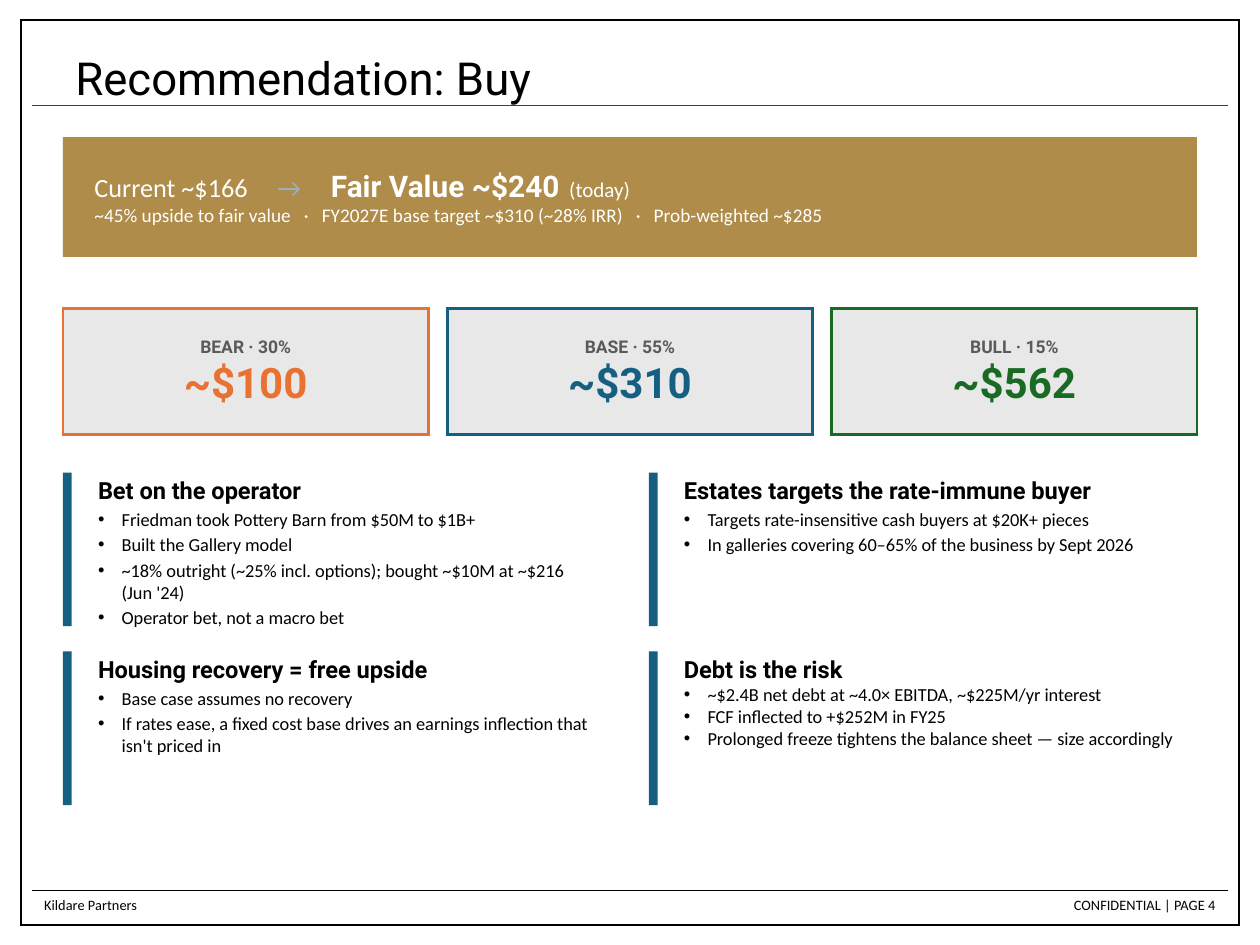
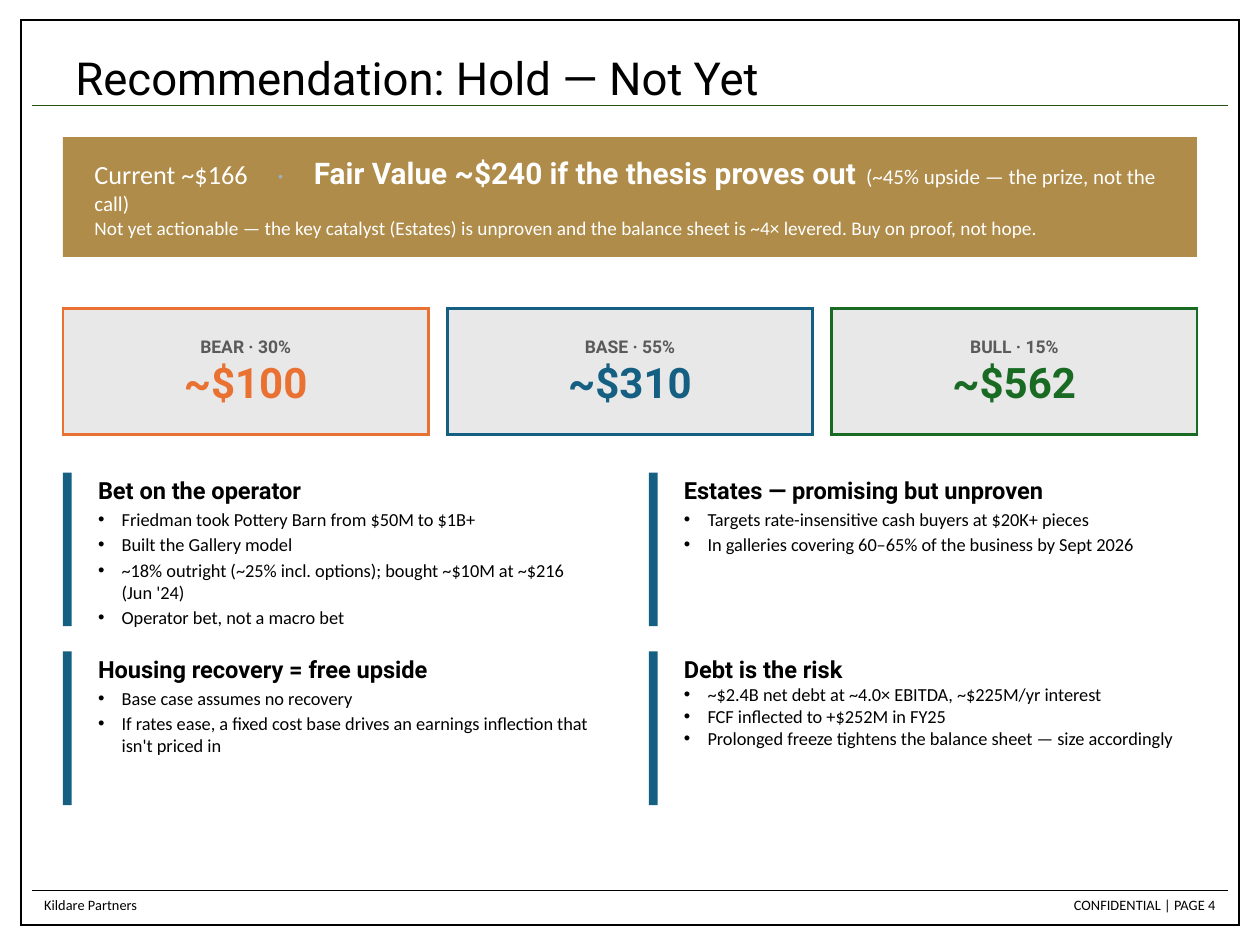
Before and after one commit to dchen88888/Nike-Stock-Pitch, a slide deck: slide 4 of RH_Stock_Pitch_updated.pptx. Drawn at 1260x945 pixels with LibreOffice and Linux fonts; fonts in the diff are those of the drawing. Boxes give left, top, right and bottom in pixels: in the first picture for what was removed or moved away, otherwise in the second. Text is boxed around its words. In the diff, an @@ line names an element or a change of style, - is before the commit and + after.

```diff
--- a/RH_Stock_Pitch_updated.pptx
+++ b/RH_Stock_Pitch_updated.pptx
@@ text at [75, 61, 759, 106]: text changed @@
-Recommendation: Buy
+Recommendation: Hold — Not Yet
@@ text in rectangle at [94, 159, 1155, 238]: text changed @@
-Current ~$166 → Fair Value ~$240 (today)
-~45% upside to fair value · FY2027E base target ~$310 (~28% IRR) · Prob-weighted ~$285
+Current ~$166 · Fair Value ~$240 if the thesis proves out (~45% upside — the prize, not the call)
+Not yet actionable — the key catalyst (Estates) is unproven and the balance sheet is ~4× levered. Buy on proof, not hope.
@@ text at [684, 481, 1043, 504]: text changed @@
-Estates targets the rate-immune buyer
+Estates — promising but unproven
```
Also in this commit, not shown: 1 slide added, 1 other file.
